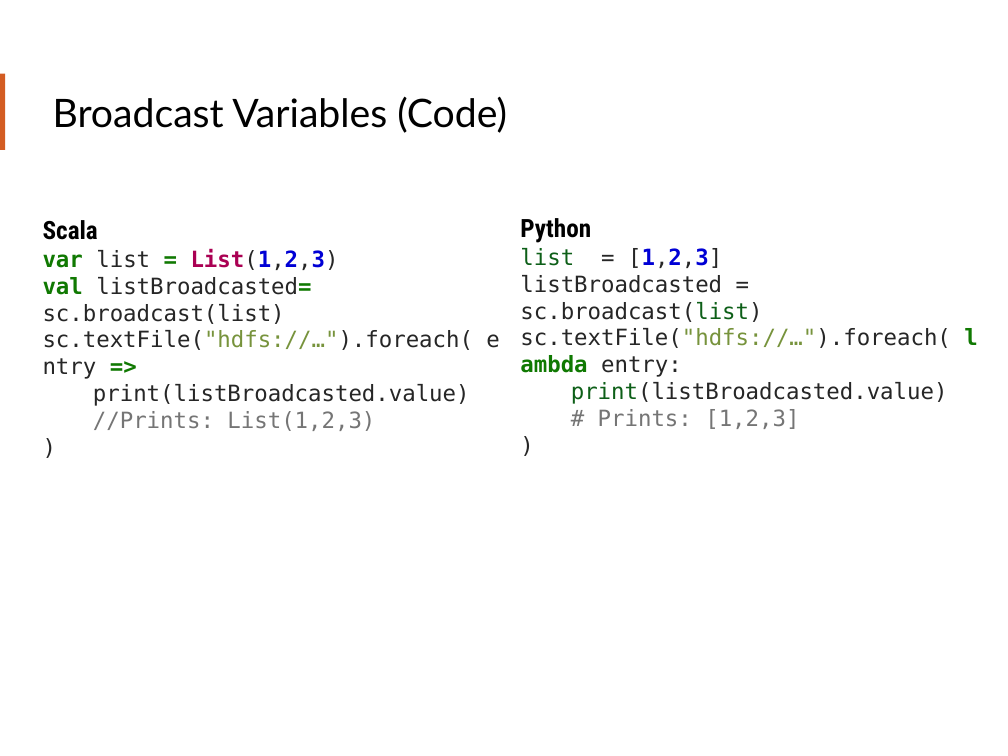
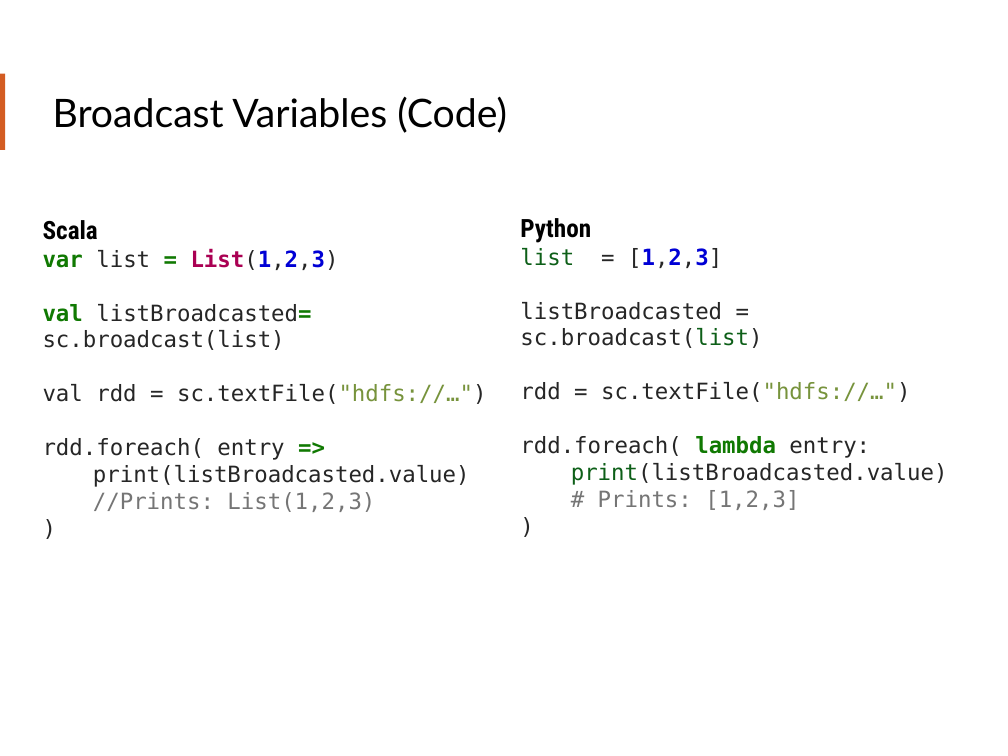
Before and after one commit to teamclairvoyant/intro-to-spark, a slide deck: slide 77 of Intro to Apache Spark Slides.pptx. Drawn at 1008x756 pixels with LibreOffice and Linux fonts; fonts in the diff are those of the drawing. Boxes give left, top, right and bottom in pixels: in the first picture for what was removed or moved away, otherwise in the second. Text is boxed around its words. In the diff, an @@ line names an element or a change of style, - is before the commit and + after.

```diff
--- a/Intro to Apache Spark Slides.pptx
+++ b/Intro to Apache Spark Slides.pptx
@@ text at <box>43,384,486,460</box>: text changed @@
-sc.textFile("hdfs://…").foreach( entry =>
+val rdd = sc.textFile("hdfs://…")
+rdd.foreach( entry =>
@@ text at <box>520,382,910,458</box>: text changed @@
-sc.textFile("hdfs://…").foreach( lambda entry:
+rdd = sc.textFile("hdfs://…")
+rdd.foreach( lambda entry:
```
Also in this commit, not shown: 5 other slides changed.
